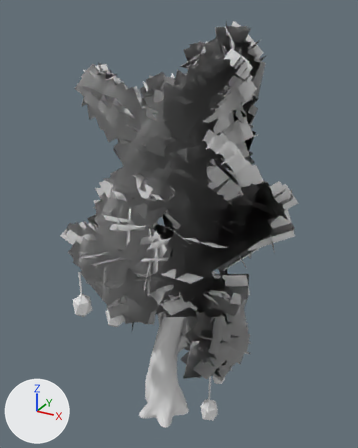
What one commit did to the FBX model Nevrian Glow/Assets/Art/Environment/tree_bg/Models/qt/env_tree_bg_qt_twisted_4.fbx.
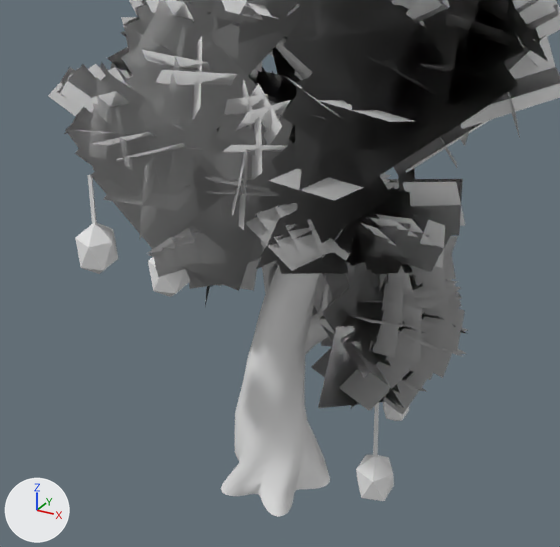
There are two pictures of each version: one whole from a camera (50 mm lens) standing at (9.98, -18.37, 19.24) and looking at (-0.26, 0.25, 9.93), one close up on the part from 11% to 82% of the width and 43% to 99% of the height. Every picture has the same lights, and +X, +Y and +Z are marked at lower left. The first two pictures are the older version. Where no turn or scale is listed for an object, it has been applied to the vertices.

Names of what the first close-up shows: 'env_tree_bg_qt_twisted_4'.
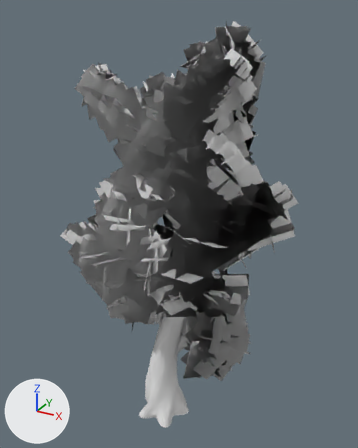
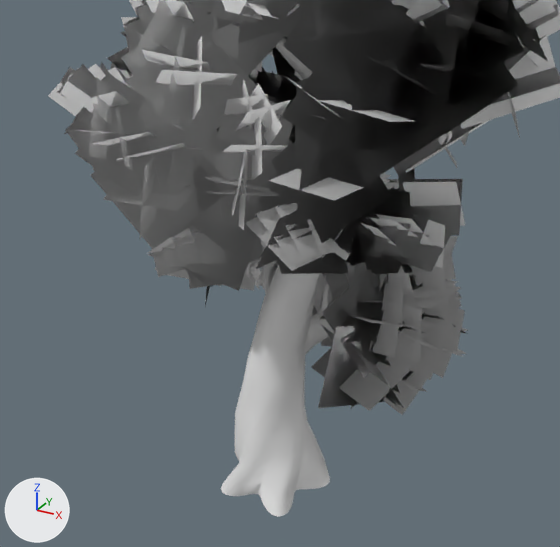
Where the change shows, as pixel boxes [x1, y1, x2, y2] in the close-ups (560 x 547 px):
part 1 of me_env_tree_bg_qt_twisted_4, added: after [249, 264, 254, 276]
part 2 of me_env_tree_bg_qt_twisted_4, deleted: before [75, 174, 409, 501]
part 3 of me_env_tree_bg_qt_twisted_4, built on (mostly hidden): after [245, 259, 265, 289]
part 4 of me_env_tree_bg_qt_twisted_4, added (mostly hidden): after [434, 131, 452, 145]

What the commit changed:
Material 'Husk' (mat_husk) is new.
Its base color is (0.8, 0.8, 0.8) (white #e7e7e7).
me_env_tree_bg_qt_twisted_4 is used by ob_env_tree_bg_qt_twisted_4; location (0.0, 0.0, 0.0).
me_env_tree_bg_qt_twisted_4 had 9209 vertices, 5399 faces and spanned x -4.7..5.7, y -5.4..5.9, z -0.7..18.7.
me_env_tree_bg_qt_twisted_4 now has 14449 vertices, 9359 faces and spans x -4.7..5.7, y -5.4..5.9, z 0.0..18.7.
me_env_tree_bg_qt_twisted_4 part 1: a new loose piece, a UV sphere (12 segments, 8 rings, poles along z) spanning x -1.4..-1.13, y -0.64..-0.37, z 4.84..5.14, in mat_glow (white #e7e7e7).
me_env_tree_bg_qt_twisted_4 part 2: 14 loose pieces with 138 vertices, spanning x -3.2..2.3, y -4.8..4.1, z -0.7..9.1, are deleted.
me_env_tree_bg_qt_twisted_4 part 3: 11 vertices removed from x -2.2..-1.3, y -1.9..-1.1, z 6.6..7.9; 2791 vertices added at x -3.0..-1.0, y -1.7..2.3, z 4.0..7.7.
me_env_tree_bg_qt_twisted_4 part 4: 1540 vertices added at x 2.2..3.9, y -2.2..-0.6, z 9.8..11.2.
Other edits to the shape of me_env_tree_bg_qt_twisted_4 do not show in these pictures.
me_env_tree_bg_qt_twisted_4 gains material mat_husk (white #e7e7e7).
